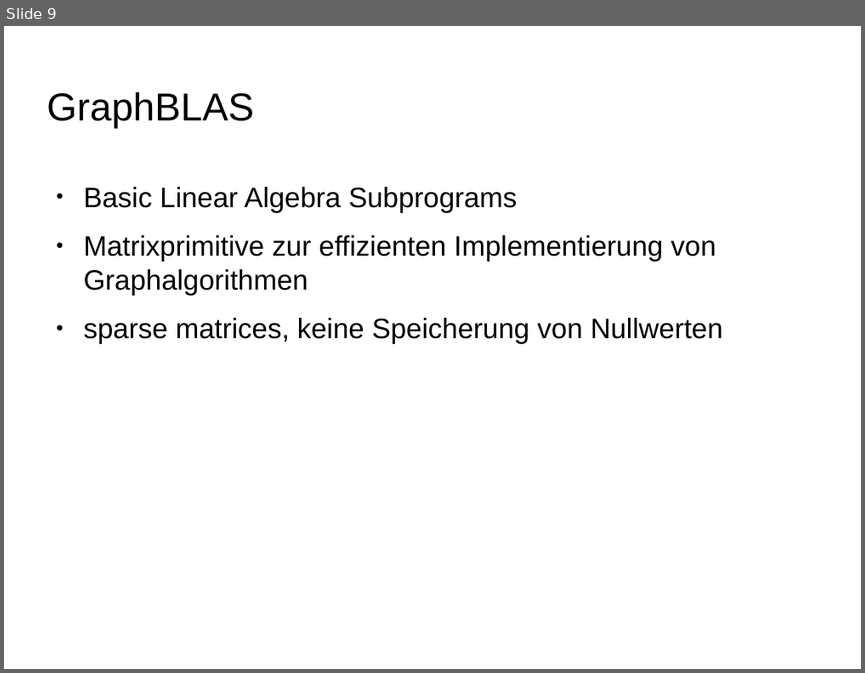
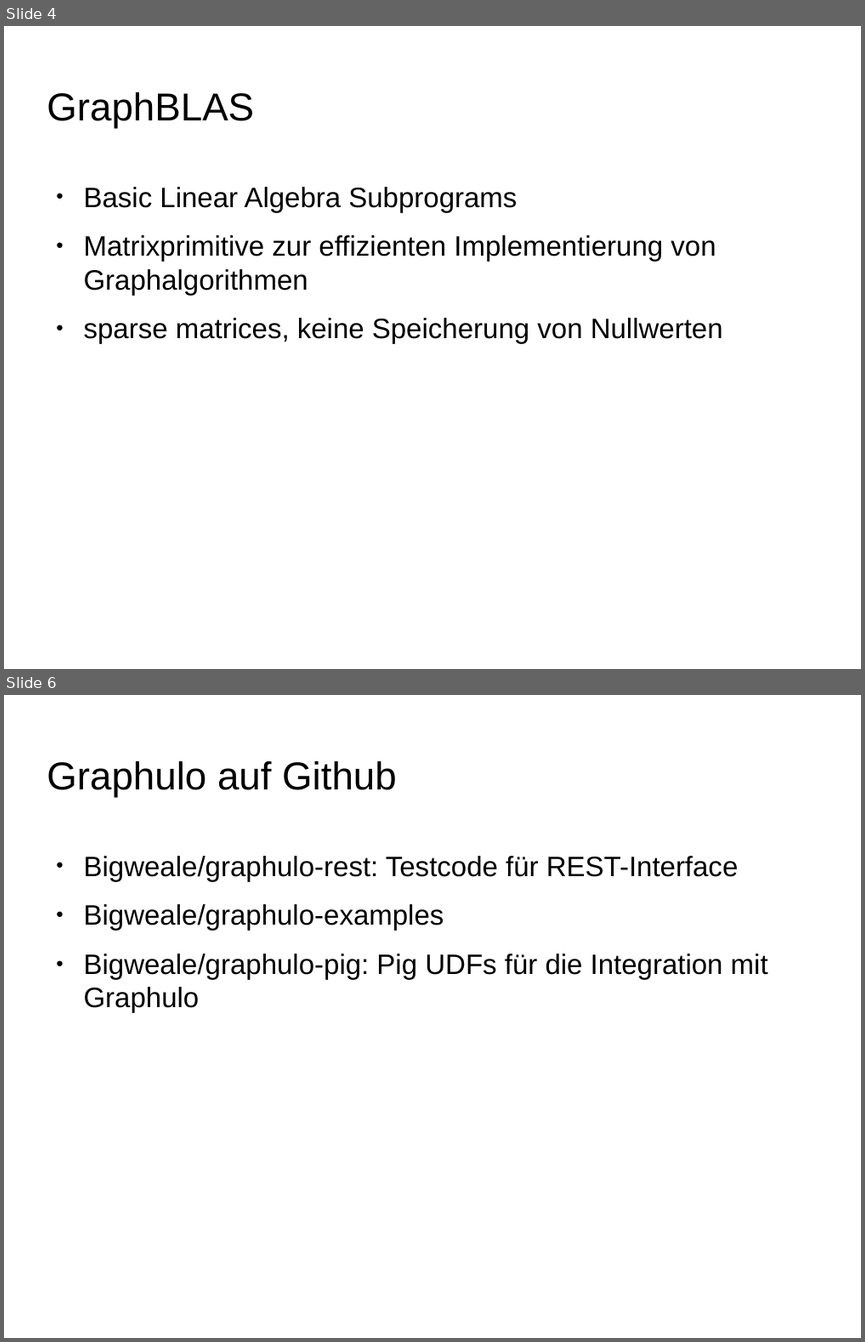
Before and after one commit to ScaDS/dblp-graphulo, a slide deck: doc/testat1.odp. Shown one above the other, each under a label of ours: slide 9 before the commit, slides 4 and 6 after it; the slides between them are not shown. The pictures are 865x673 and 865x1342 pixels, drawn with LibreOffice and Linux fonts; fonts in the diff are those of the drawing; background and template pictures are left out. Boxes give left, top, right and bottom in pixels: in the first picture for what was removed or moved away, otherwise in the second. Text is boxed around its words. In the diff, an @@ line names an element or a change of style, - is before the commit and + after.

```diff
--- a/doc/testat1.odp
+++ b/doc/testat1.odp
@@ slide 6 added at bbox=[4, 695, 861, 1338], background picture (left out) @@
@@ title added at bbox=[46, 761, 397, 798], 36 pt, text #000000 @@
+Graphulo auf Github
@@ text added at bbox=[84, 856, 768, 1013], 26 pt, text #000000 @@
+● Bigweale/graphulo-rest: Testcode für REST-Interface
+● Bigweale/graphulo-examples
+● Bigweale/graphulo-pig: Pig UDFs für die Integration mit Graphulo
@@ what was slide 9 is now slide 4 @@
```
Also in this commit, not shown: 5 slides changed, 7 other slides added, 1 slide removed, 2 other files.
